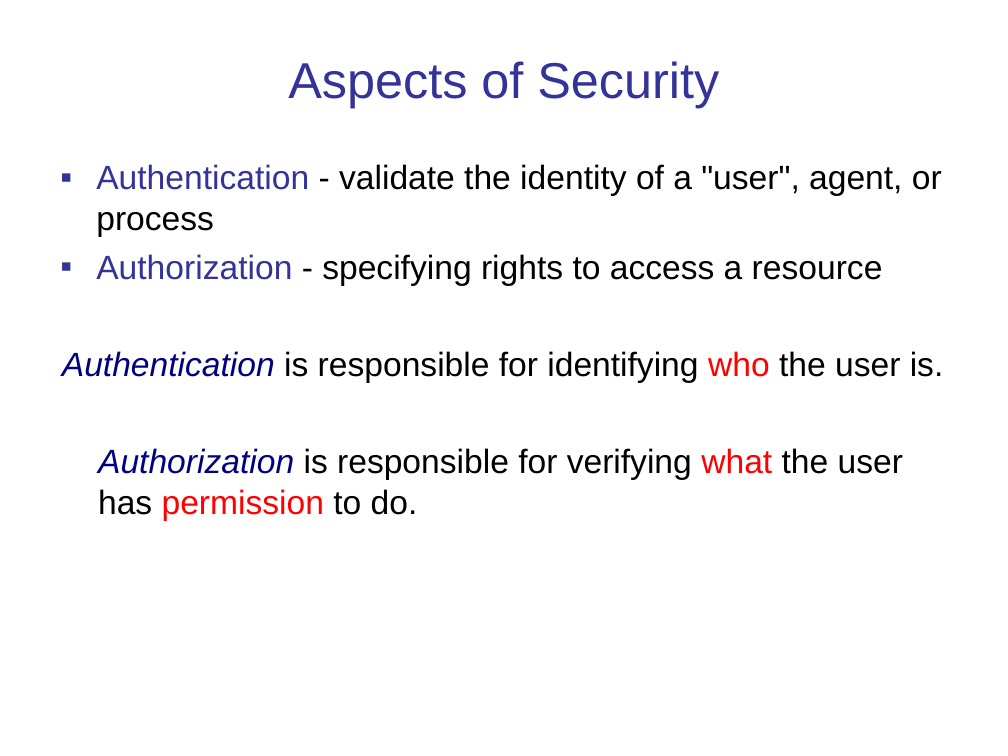
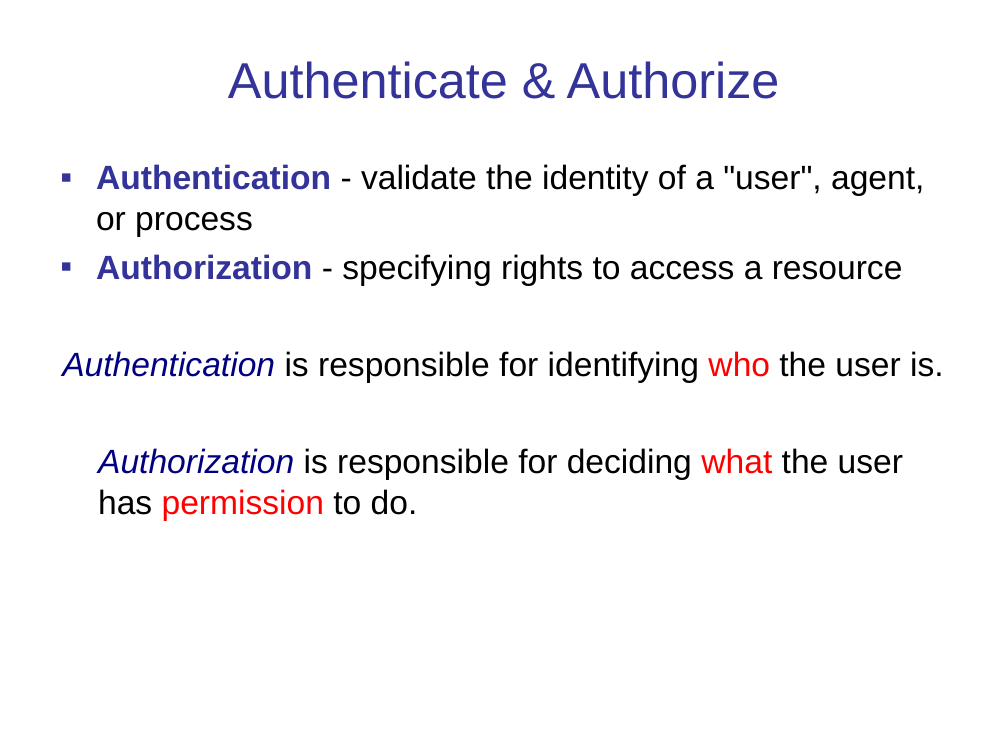
Before and after one commit to cpske/ISP, a slide deck: slide 2 of authentication/Authentication-and-Authorization.ppt. Drawn at 1008x756 pixels with LibreOffice and Linux fonts; fonts in the diff are those of the drawing. Boxes give left, top, right and bottom in pixels: in the first picture for what was removed or moved away, otherwise in the second. Text is boxed around its words. In the diff, an @@ line names an element or a change of style, - is before the commit and + after.

Commit message:
update material on authentication

```diff
--- a/authentication/Authentication-and-Authorization.ppt
+++ b/authentication/Authentication-and-Authorization.ppt
@@ title at (228,61,780,99): text changed @@
-Aspects of Security
+Authenticate & Authorize
@@ text at (62,164,944,383): bold on in "Authentication", "Authorization"; indent changed @@
@@ text at (98,448,903,521): text changed @@
-Authorization is responsible for verifying what the user has permission to do.
+Authorization is responsible for deciding what the user has permission to do.
```
Also in this commit, not shown: 5 other slides changed, 13 slides added, 12 other files.
